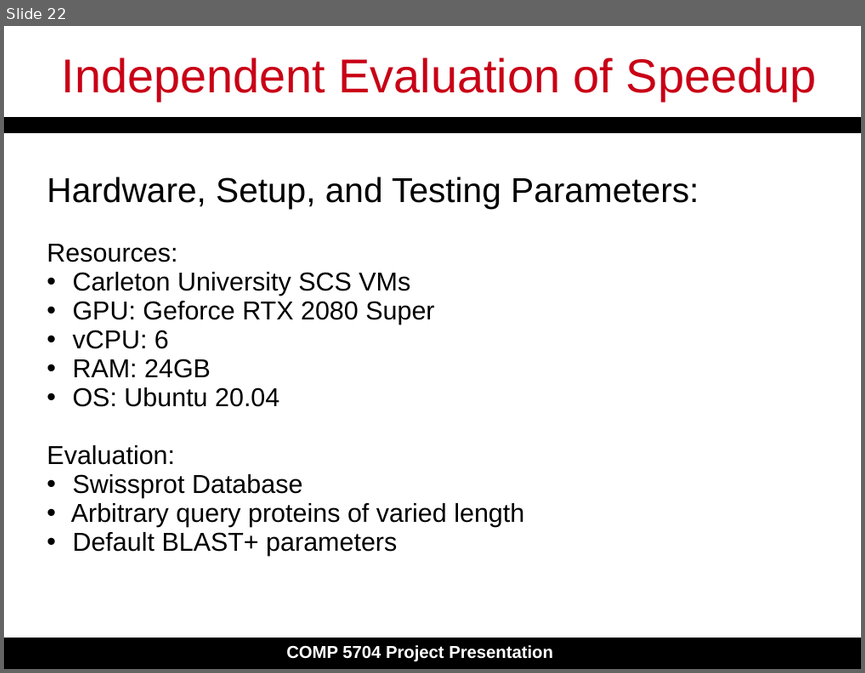
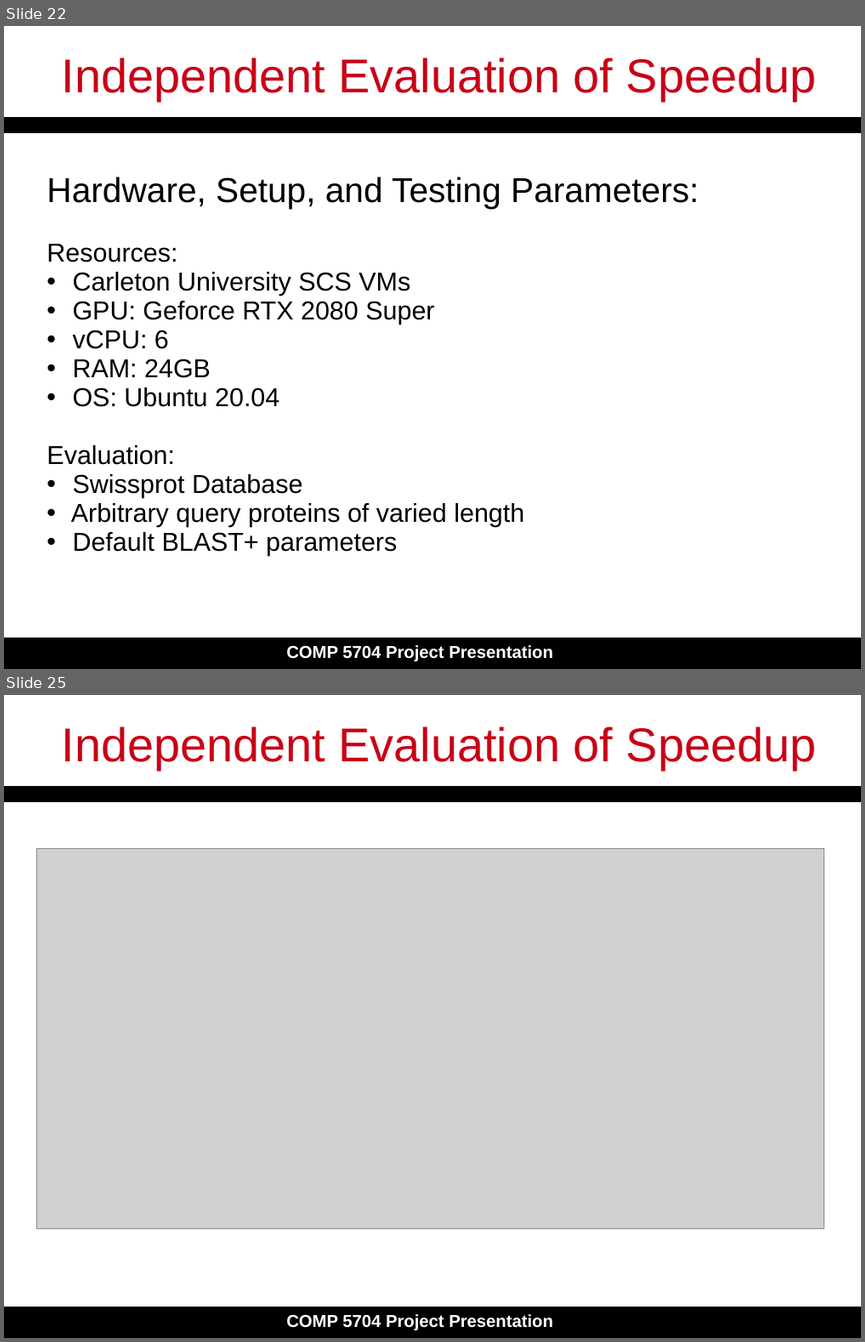
Before and after one commit to erixazerro/erixazerro.github.io, a slide deck: Slide_Presentation.ppt. Shown one above the other, each under a label of ours: slide 22 before the commit, slides 22 and 25 after it; the slides between them are not shown. The pictures are 865x673 and 865x1342 pixels, drawn with LibreOffice and Linux fonts; fonts in the diff are those of the drawing; grey boxes stand for pictures. Boxes give left, top, right and bottom in pixels: in the first picture for what was removed or moved away, otherwise in the second. Text is boxed around its words. In the diff, an @@ line names an element or a change of style, - is before the commit and + after.

```diff
--- a/Slide_Presentation.ppt
+++ b/Slide_Presentation.ppt
@@ slide 25 added at [4,695,861,1338], background #FFFFFF; not listed: 3 template elements that a slide beside it also shows @@
@@ text added at [62,726,817,770], 44 pt, text #C90016 @@
+Independent Evaluation of Speedup
@@ picture added at [36,848,824,1228] @@
```
Also in this commit, not shown: 8 slides changed, 1 other slide added.
